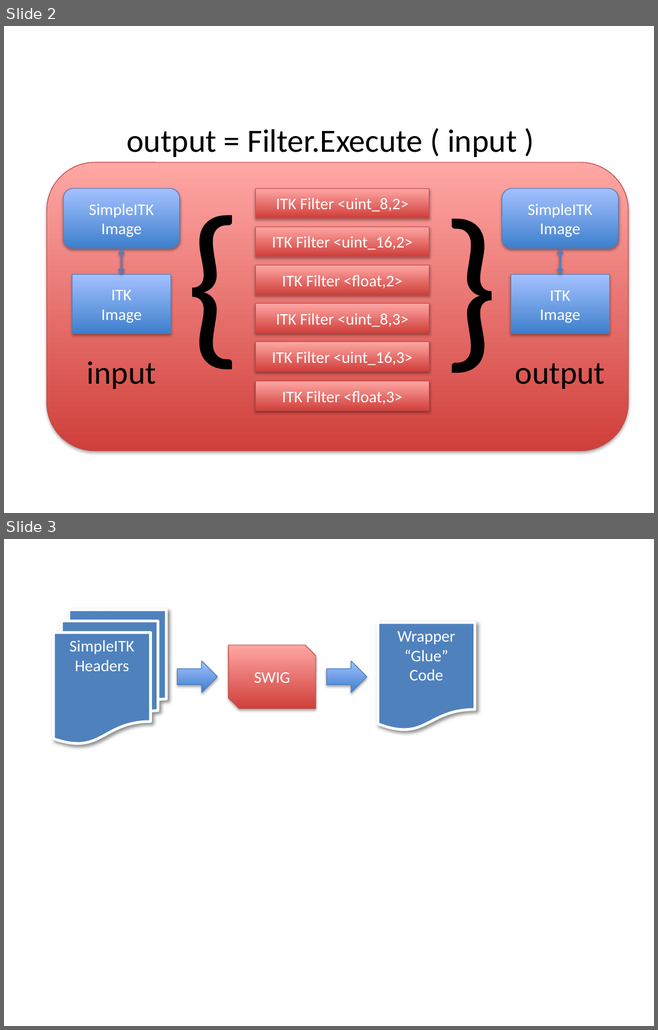
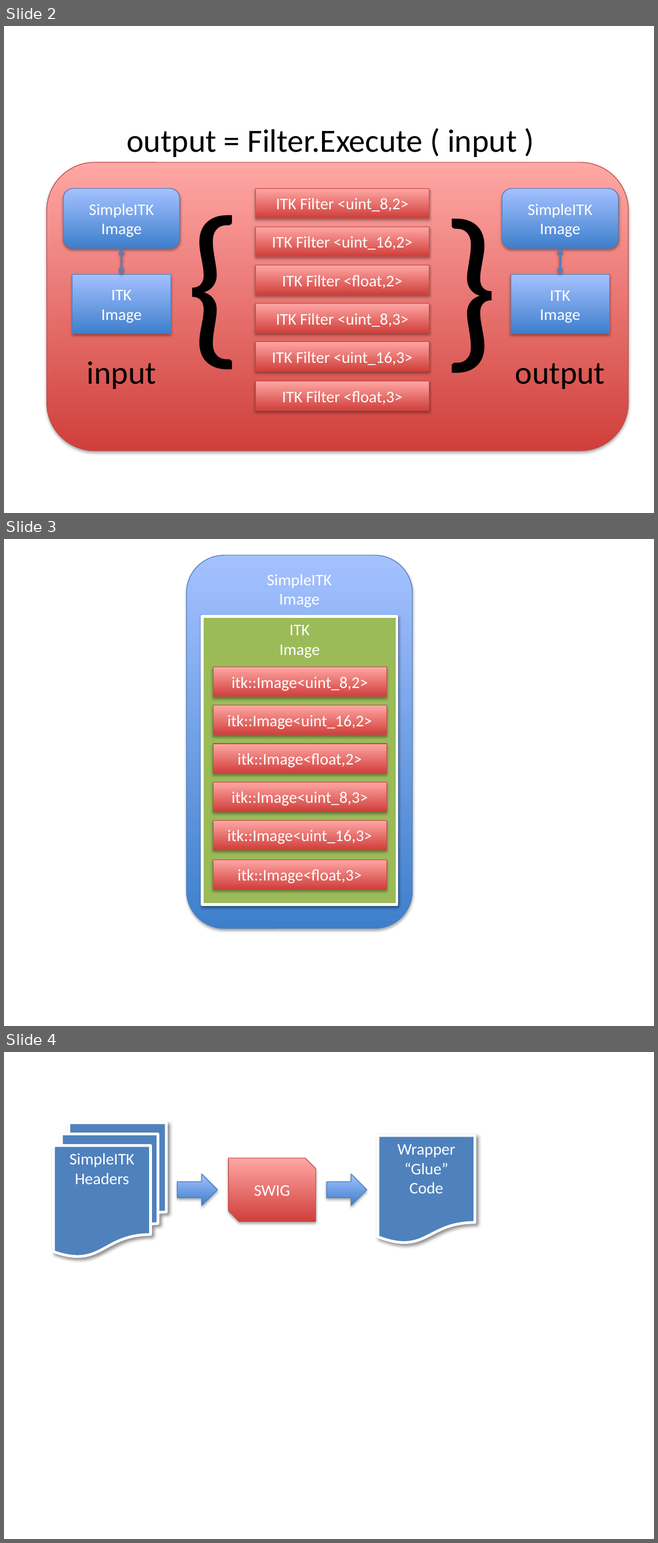
Before and after one commit to blezek/SimpleITK-MICCAI-2011-Tutorial, a slide deck: Presentation/Diagrams.pptx. Shown one above the other, each under a label of ours: slides 2 and 3 before the commit, slides 2, 3 and 4 after it. The pictures are 658x1030 and 658x1543 pixels, drawn with LibreOffice and Linux fonts; fonts in the diff are those of the drawing. Boxes give left, top, right and bottom in pixels: in the first picture for what was removed or moved away, otherwise in the second. Text is boxed around its words. In the diff, an @@ line names an element or a change of style, - is before the commit and + after.

Commit message:
New Image Anatomy image, more Ubuntu images

```diff
--- a/Presentation/Diagrams.pptx
+++ b/Presentation/Diagrams.pptx
@@ slide 3 added at bbox=[4, 539, 654, 1026], background #FFFFFF @@
@@ rounded rectangle added at bbox=[187, 555, 412, 929], fill gradient #3F80CE to #A4C4FF, outline #4B7EBC 0.75 pt, 18 pt, text #FFFFFF @@
+SimpleITK
+Image
@@ rectangle added at bbox=[202, 616, 397, 905], fill #9BBB59, outline #FFFFFF 3 pt, 18 pt, text #FFFFFF @@
+ITK
+Image
@@ group added at bbox=[213, 667, 387, 890]: 6 rectangles @@
+itk::Image<uint_8,2>
+itk::Image<uint_16,2>
+itk::Image<float,2>
+itk::Image<uint_8,3>
+itk::Image<uint_16,3>
+itk::Image<float,3>
@@ what was slide 3 is now slide 4 @@
```
Also in this commit, not shown: 11 other files.
